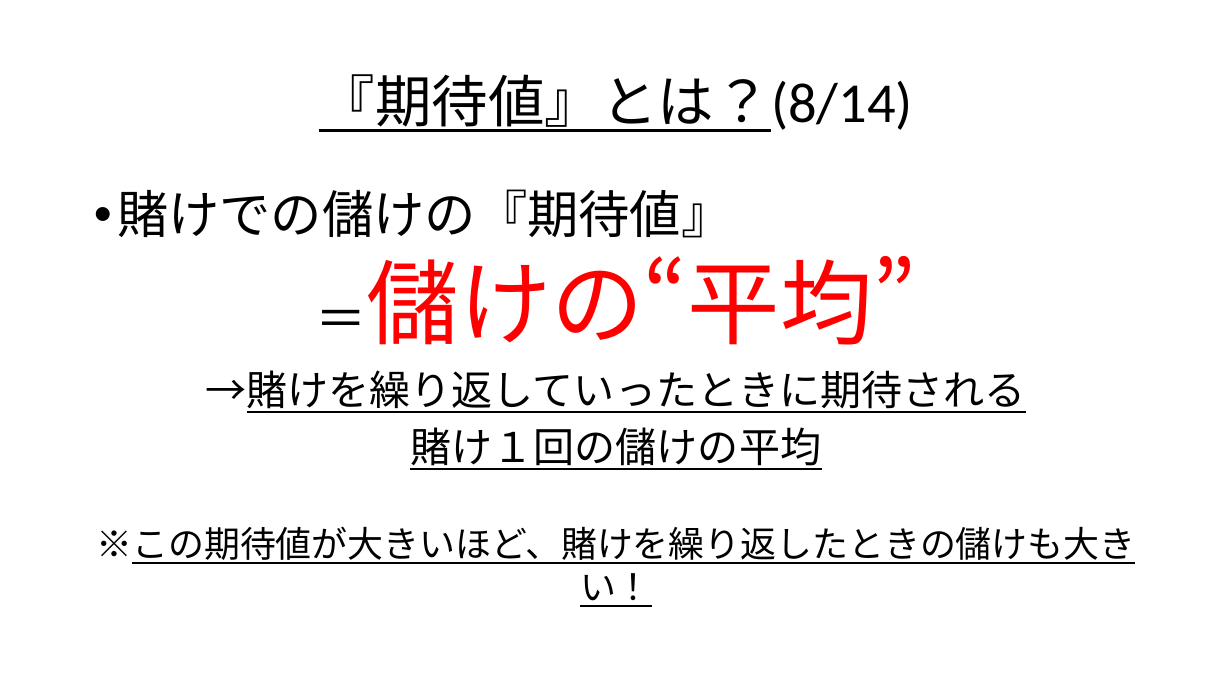
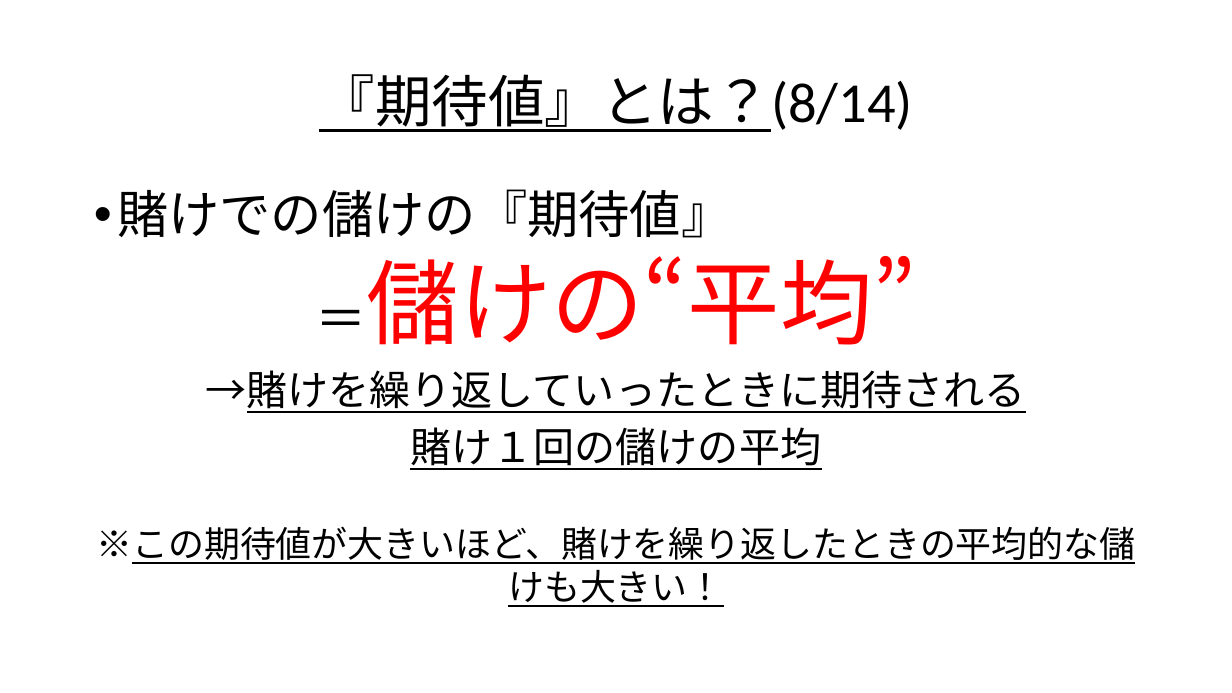
Before and after one commit to Ryo-KATAYAMA/Senior_Project, a slide deck: slide 20 of Chapter4_1.pptx. Drawn at 1232x693 pixels with LibreOffice and Linux fonts; fonts in the diff are those of the drawing. Boxes give left, top, right and bottom in pixels: in the first picture for what was removed or moved away, otherwise in the second. Text is boxed around its words. In the diff, an @@ line names an element or a change of style, - is before the commit and + after.

```diff
--- a/Chapter4_1.pptx
+++ b/Chapter4_1.pptx
@@ text at bbox=[97, 526, 1136, 607]: text changed @@
-※この期待値が大きいほど、賭けを繰り返したときの儲けも大きい！
+※この期待値が大きいほど、賭けを繰り返したときの平均的な儲けも大きい！
```
Also in this commit, not shown: 13 other slides changed, 1 slide added.
